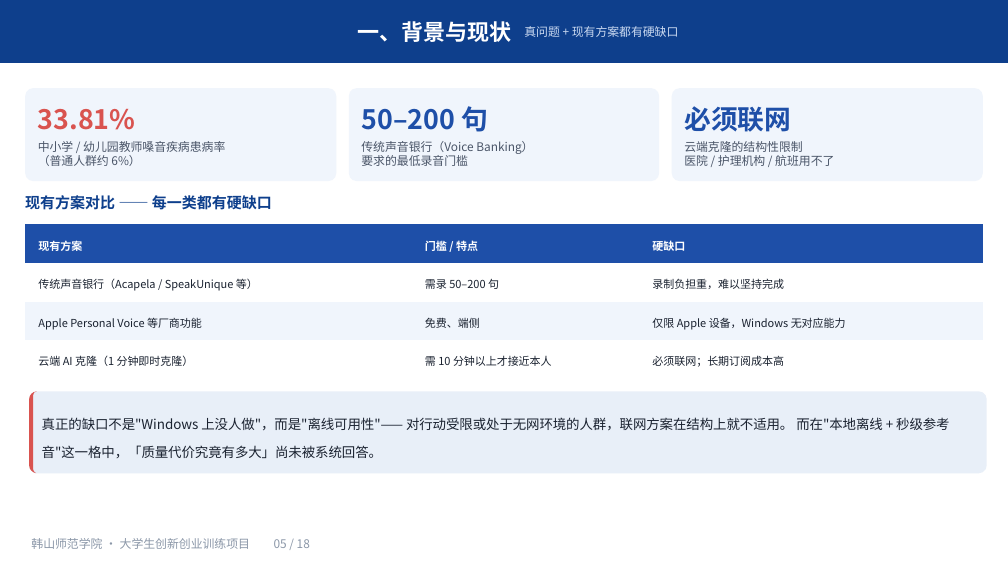
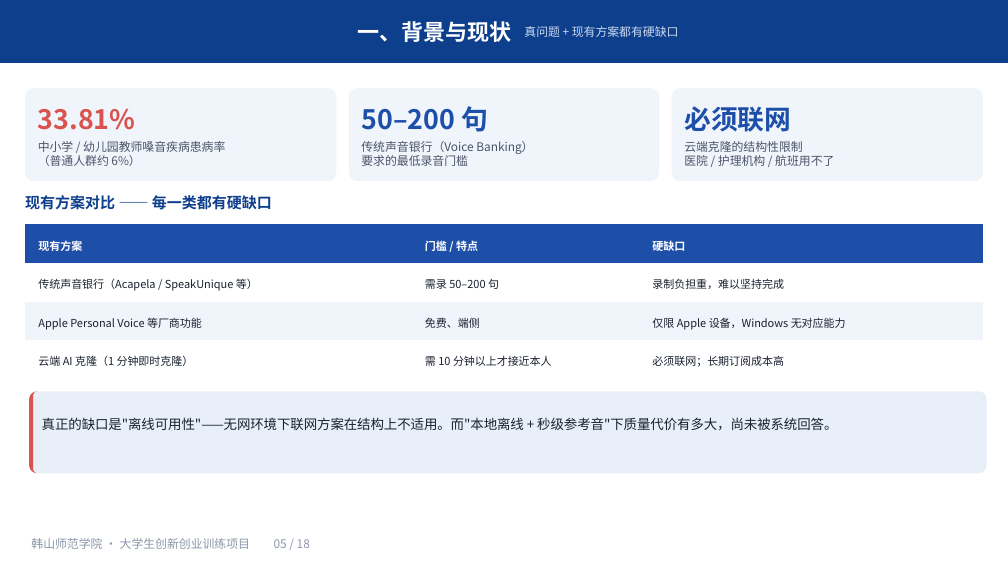
Before and after one commit to mouxu66/voice-morph, a slide deck: slide 5 of docs/大创申报-2026-10/大创申报PPT.pptx. Drawn at 1008x567 pixels with LibreOffice and Linux fonts; fonts in the diff are those of the drawing. Boxes give left, top, right and bottom in pixels: in the first picture for what was removed or moved away, otherwise in the second. Text is boxed around its words. In the diff, an @@ line names an element or a change of style, - is before the commit and + after.

Commit message:
docs(dachuang): 申报书与 PPT 全面精简 —— 删导语压缩段落表格，为纸质打印减页
- 申报书 md+docx 同步精简：删 13 段纯导语（"对应官方要求第 N 项"等）、
  压缩 48 段长句、压缩 31 个表格 cell、删 1 行低价值表行（纵向随访，信息在 §2.2/§2.5 已覆盖），
  总字数 11343 → 9757（-14%），官方 5 条结构/数字/口径红线全保留
- PPT 19 页结构不动，38 条文字密度压缩（含修正"立案后"错字），466KB ≤ 10M
- 新增 tools/dachuang_docx_condense.py 与 dachuang_pptx_condense.py：定点替换、幂等可重跑、带未命中自检

```diff
--- a/docs/大创申报-2026-10/大创申报PPT.pptx
+++ b/docs/大创申报-2026-10/大创申报PPT.pptx
@@ text at box(42, 417, 837, 430): text changed @@
-真正的缺口不是"Windows 上没人做"，而是"离线可用性"—— 对行动受限或处于无网环境的人群，联网方案在结构上就不适用。 而在"本地离线 + 秒级参考音"这一格中，「质量代价究竟有多大」尚未被系统回答。
+真正的缺口是"离线可用性"——无网环境下联网方案在结构上不适用。而"本地离线 + 秒级参考音"下质量代价有多大，尚未被系统回答。
```
Also in this commit, not shown: 12 other slides changed, 4 other files.
